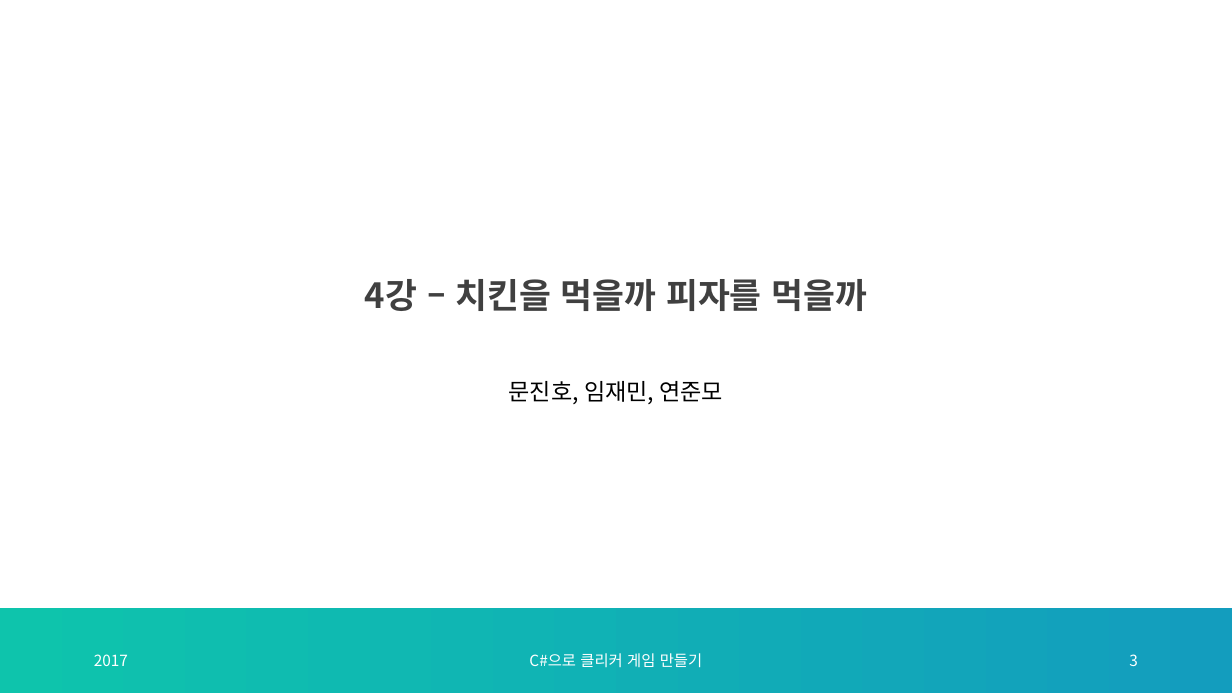
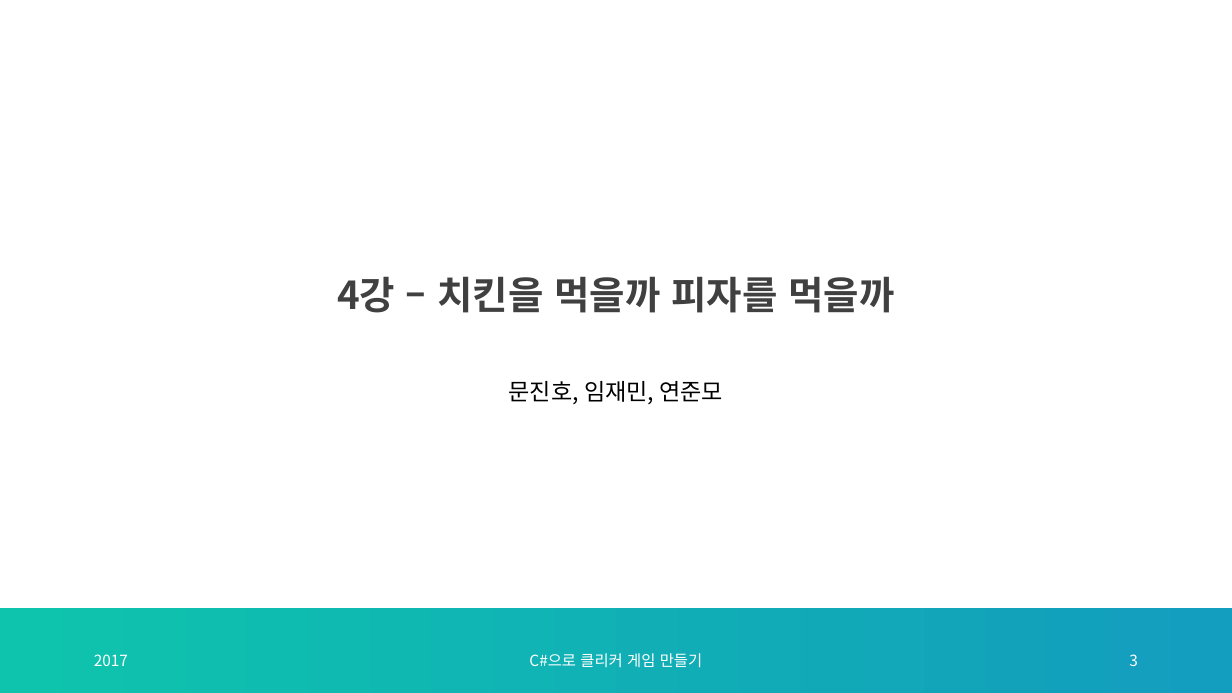
Before and after one commit to jaemin-im/SulivanPresentationRepo, a slide deck: slide 3 of PPT/4차시.pptx. Drawn at 1232x693 pixels with LibreOffice and Linux fonts; fonts in the diff are those of the drawing; background and template pictures are left out. Boxes give left, top, right and bottom in pixels: in the first picture for what was removed or moved away, otherwise in the second. Text is boxed around its words. In the diff, an @@ line names an element or a change of style, - is before the commit and + after.

```diff
--- a/PPT/4차시.pptx
+++ b/PPT/4차시.pptx
@@ title "4강 – 치킨을 먹을까 피자를 ..." at (x1=337, y1=276, x2=894, y2=313): size 27 to 30 pt @@
```
Also in this commit, not shown: 2 other files.
